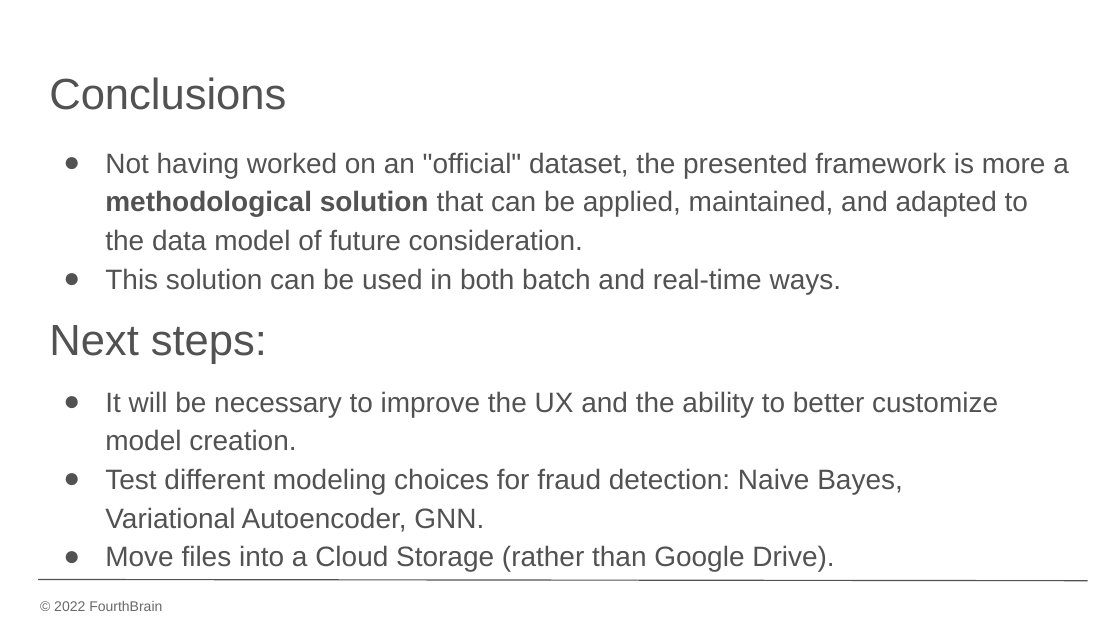
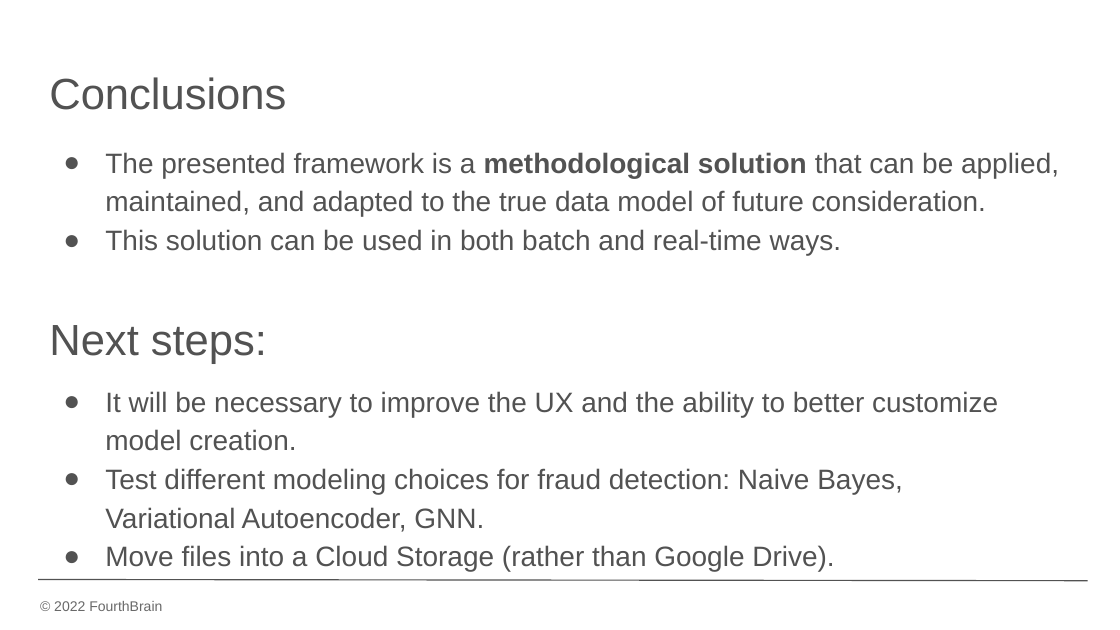
Before and after one commit to davins90/unsupervised_anomaly_detection, a slide deck: slide 11 of src/docs/Decision Intelligence Application.pptx. Drawn at 1120x630 pixels with LibreOffice and Linux fonts; fonts in the diff are those of the drawing; background and template pictures are left out. Boxes give left, top, right and bottom in pixels: in the first picture for what was removed or moved away, otherwise in the second. Text is boxed around its words. In the diff, an @@ line names an element or a change of style, - is before the commit and + after.

```diff
--- a/src/docs/Decision Intelligence Application.pptx
+++ b/src/docs/Decision Intelligence Application.pptx
@@ text at (x1=105, y1=152, x2=1059, y2=217): text changed @@
-● Not having worked on an "official" dataset, the presented framework is more a methodological solution that can be applied, maintained, and adapted to the data model of future consideration.
+● The presented framework is a methodological solution that can be applied, maintained, and adapted to the true data model of future consideration.
```
Also in this commit, not shown: 12 other slides changed, 1 other file.
